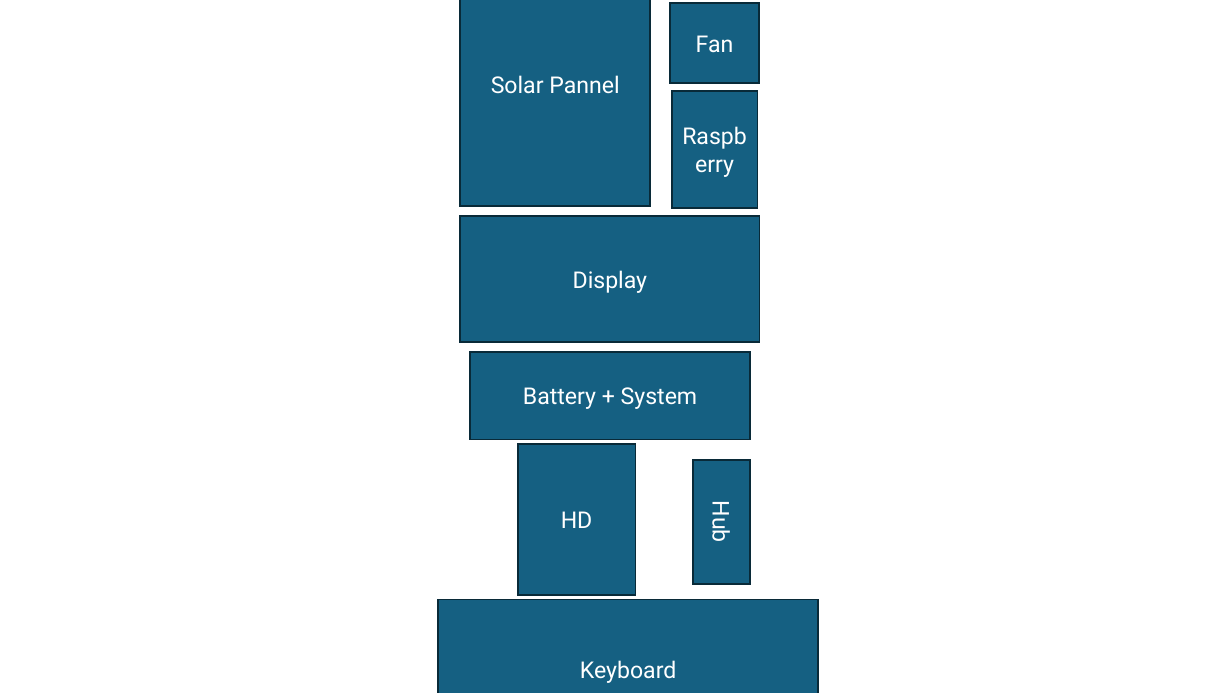
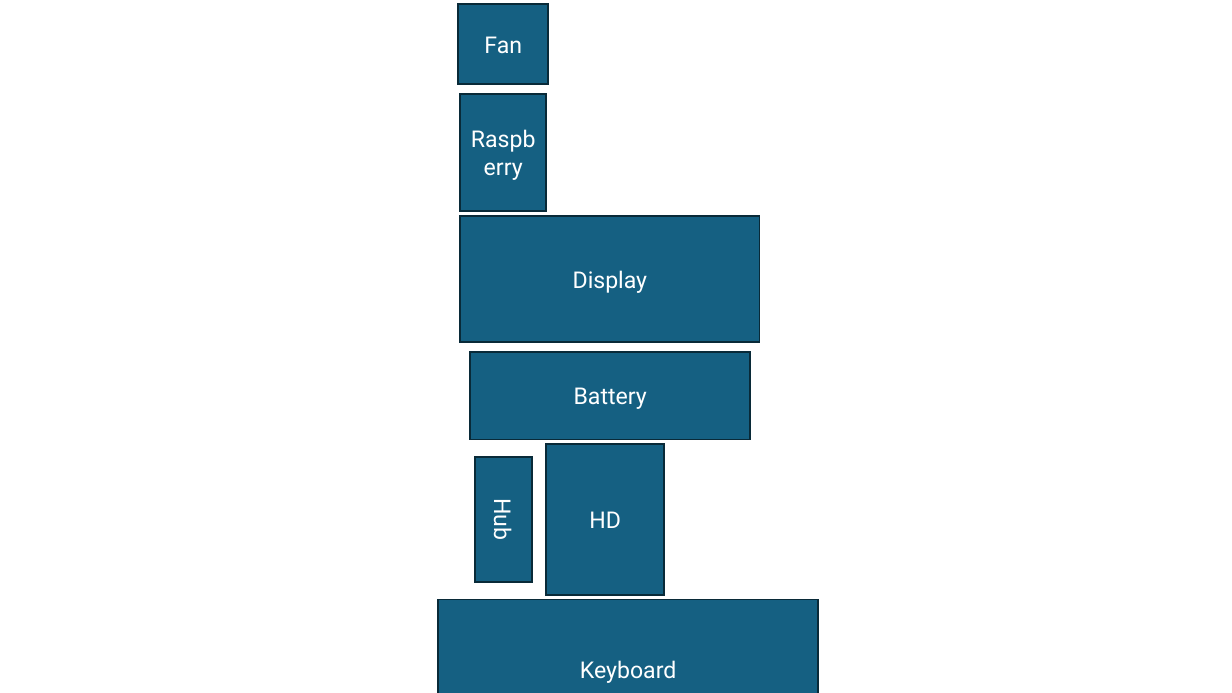
Before and after one commit to GustavoSantiago113/CyberDeck, a slide deck: slide 2 of docs/Diagrams.pptx. Drawn at 1232x693 pixels with LibreOffice and Linux fonts; fonts in the diff are those of the drawing. Boxes give left, top, right and bottom in pixels: in the first picture for what was removed or moved away, otherwise in the second. Text is boxed around its words. In the diff, an @@ line names an element or a change of style, - is before the commit and + after.

```diff
--- a/docs/Diagrams.pptx
+++ b/docs/Diagrams.pptx
@@ rectangle "Fan": place and size @@
-rectangle "Fan" at [670, 4, 760, 84]
+rectangle "Fan" at [458, 4, 548, 84]
@@ rectangle removed at [460, 0, 651, 206] @@
-Solar Pannel
@@ rectangle "Raspberry": place and size @@
-rectangle "Raspberry" at [672, 91, 758, 209]
+rectangle "Raspberry" at [460, 94, 546, 212]
@@ text in rectangle at [574, 387, 647, 409]: text changed @@
-Battery + System
+Battery
@@ rectangle "HD": place and size @@
-rectangle "HD" at [518, 445, 636, 595]
+rectangle "HD" at [546, 445, 665, 595]
@@ rectangle "Hub": place and size @@
-rectangle "Hub" at [694, 460, 751, 585]
+rectangle "Hub" at [475, 457, 532, 582]
```
Also in this commit, not shown: 1 other slide changed, 21 other files.
